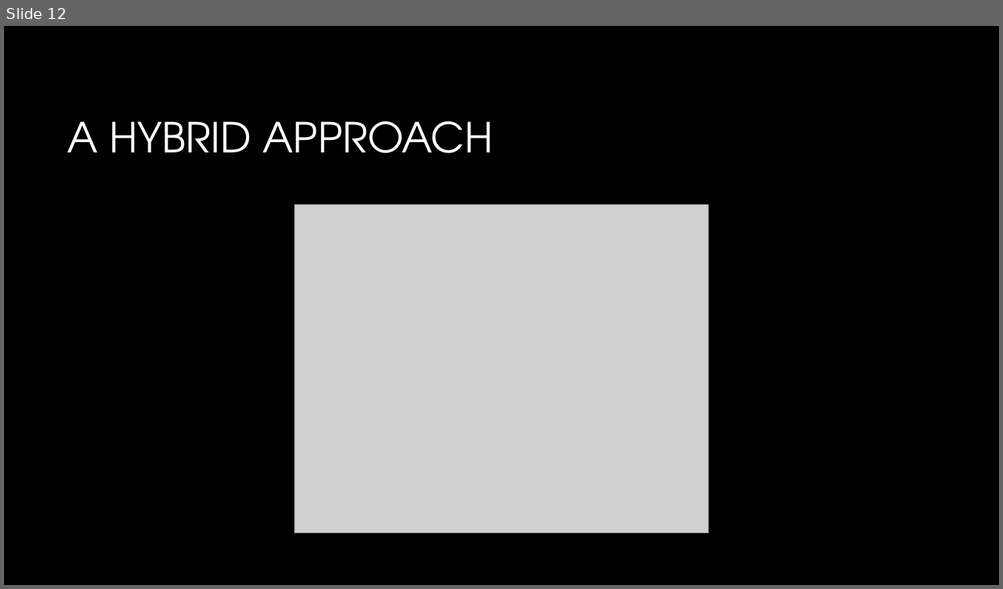
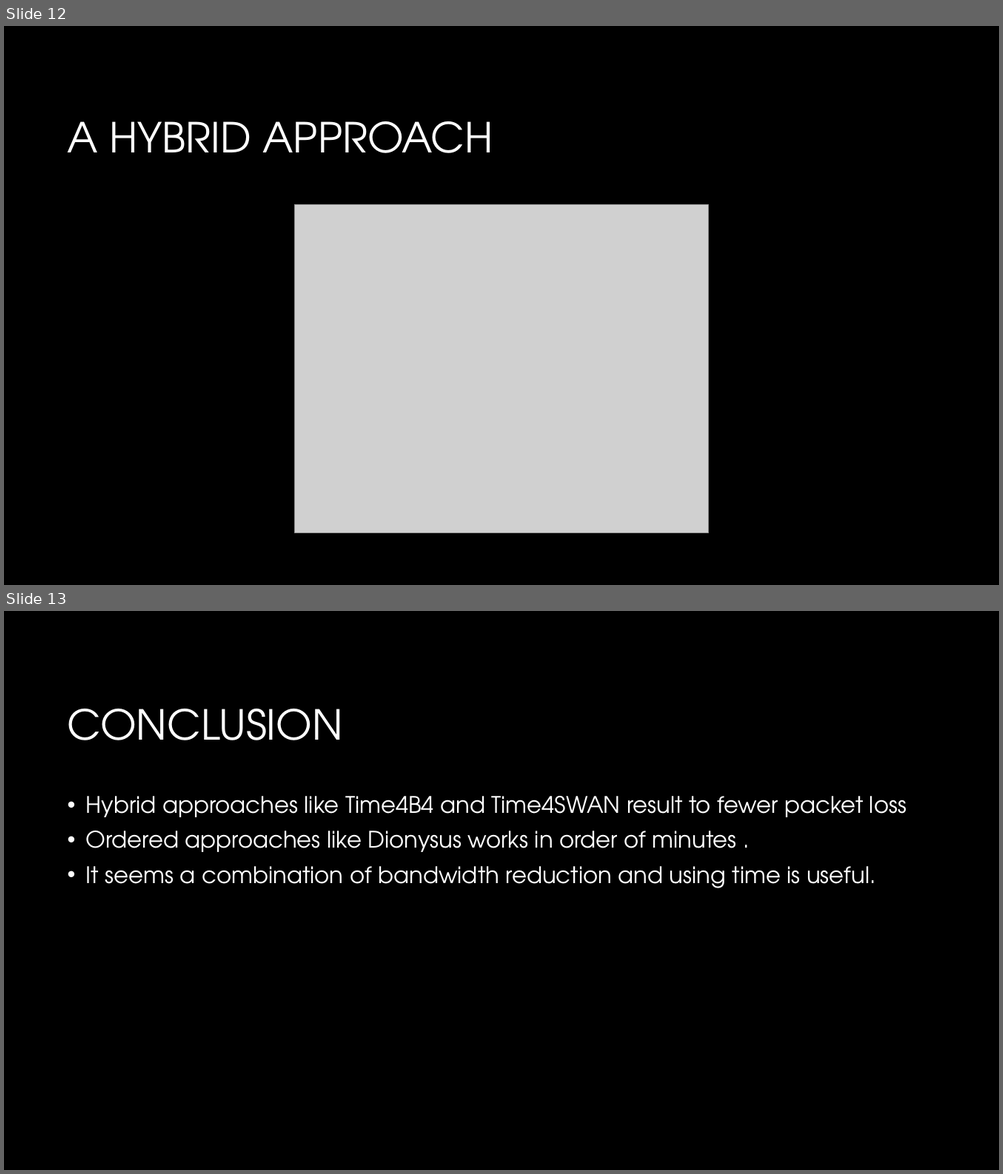
Before and after one commit to arshiarezaei/ConsistentAndFastNetworkUpdateInWirelessTimeSensitiveSoftware-DefinedNetworks, a slide deck: Presentation1.pptx. Shown one above the other, each under a label of ours: slide 12 before the commit, slides 12 and 13 after it. The pictures are 1003x589 and 1003x1174 pixels, drawn with LibreOffice and Linux fonts; fonts in the diff are those of the drawing; grey boxes stand for pictures; background and template pictures are left out. Boxes give left, top, right and bottom in pixels: in the first picture for what was removed or moved away, otherwise in the second. Text is boxed around its words. In the diff, an @@ line names an element or a change of style, - is before the commit and + after.

```diff
--- a/Presentation1.pptx
+++ b/Presentation1.pptx
@@ slide 13 added at (4,611,999,1170), background #000000 @@
@@ title added at (68,709,343,741), 40 pt, text #FFFFFF @@
+CONCLUSION
@@ text added at (86,796,906,889), 22 pt, text #FFFFFF @@
+• Hybrid approaches like Time4B4 and Time4SWAN result to fewer packet loss
+• Ordered approaches like Dionysus works in order of minutes .
+• It seems a combination of bandwidth reduction and using time is useful.
```
